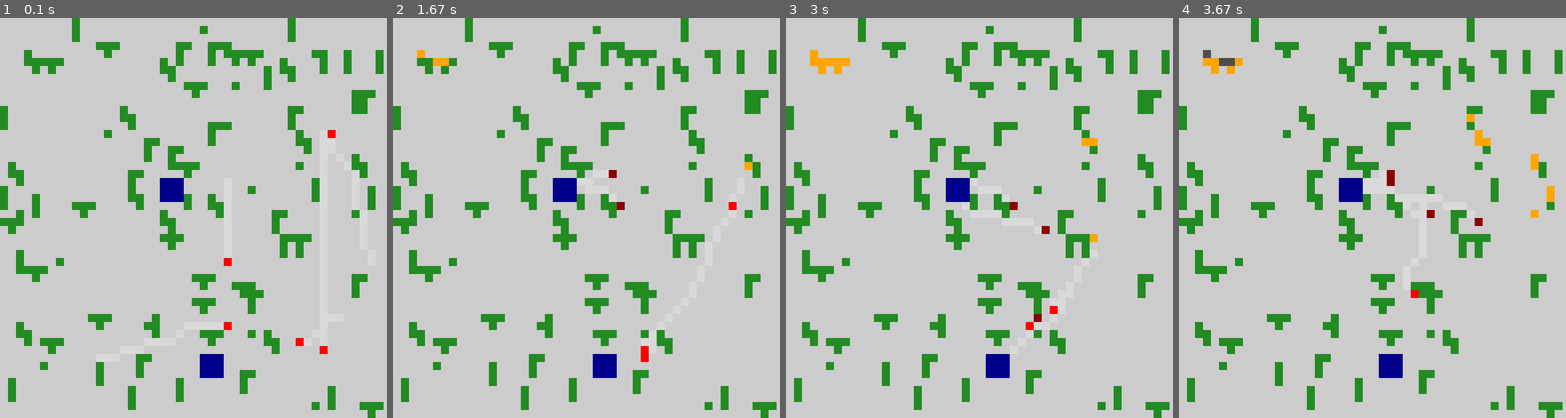
Above: before the commit, frames 1-4 (left to right).
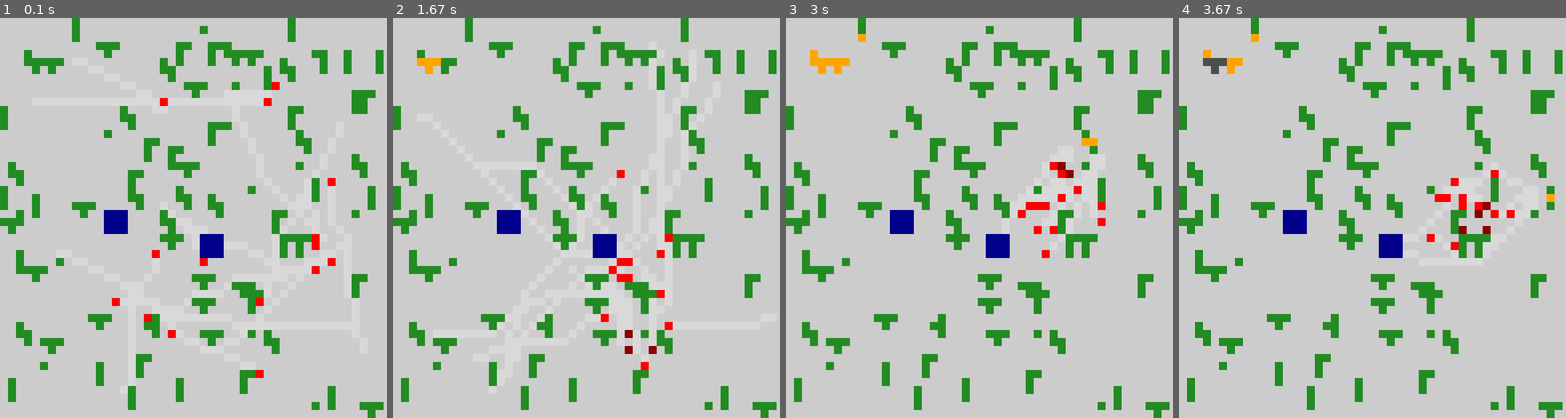
Above: after the commit, the same moments.

Repository: ankx22/Firefighting-using-Robot-Swarms
Game: pygame game, started from simulation.py
Same seed, same stepped clock (60 frames per second), same inputs: the game is played once before the commit and once after it.
Inputs:
- Up to frame 1 (0.1 s): no input
- Up to frame 2 (1.67 s): no input
- Up to frame 3 (3 s): tap Enter every 0.33 s from 1.83 to 2.83 s
- Up to frame 4 (3.67 s): tap Enter at 3.17, 3.5 s

The runs differ from the first frame. In frame 1, 2.3% of the frame differs, in the area x 26-87%, y 16-90%; in frame 2, 2.6%; in frame 3, 2.4%; in frame 4, 2.9%, in the area x 6-98%, y 4-90%.

Commit message:
time step condition

Diff:
--- a/simulation.py
+++ b/simulation.py
@@ -1,75 +1,82 @@
+import fire_swarm
+import a_star
+import sys
+import matplotlib.pyplot as plt
+import numpy as np
+import pygame
 from os import environ
 environ['PYGAME_HIDE_SUPPORT_PROMPT'] = '1'
-import pygame
-import numpy as np
-import matplotlib.pyplot as plt
-import sys
 sys.path.append("utils/")
-import a_star
-import fire_swarm
 
 pygame.init()
 
-def extract_colors(colors = []):
+
+def extract_colors(colors=[]):
     color_vals = []
     for color in colors:
-        [color_val] = [(c,v) for c,v in pygame.color.THECOLORS.items() if color == c]
+        [color_val] = [(c, v)
+                       for c, v in pygame.color.THECOLORS.items() if color == c]
         color_vals.append(color_val[1])
     if len(colors) == 1:
         return color_vals[0]
     else:
         return color_vals
 
+
 # # cell_colors = [v for c,v in pygame.color.THECOLORS.items() if 'light' in c]
 # robot_c = ['blue','orange','yellow','green','red','purple','violet','magenta','blue','orange']
-robot_colors = extract_colors(['blue','orange','yellow','green','red','purple','violet','magenta','blue','orange'])
+robot_colors = extract_colors(
+    ['blue', 'orange', 'yellow', 'green', 'red', 'purple', 'violet', 'magenta', 'blue', 'orange'])
 # cell_colors = extract_colors(['lightblue','lightgoldenrod','lightyellow','lightgreen','lightcoral','lavender','lightsteelblue','lightpink','lightblue','lightgoldenrod'])
 
+
 class Environment:
-    def __init__(self,input_array) -> None:
+    def __init__(self, input_array) -> None:
         self.environment = input_array
-        [self.map_width,self.map_height] = self.environment.shape
+        [self.map_width, self.map_height] = self.environment.shape
         self.scaling_factor = 700//self.map_height
 
-    def draw_env(self,FS):
+    def draw_env(self, FS):
         path_points = []
         for path in FS.paths:
             for point in path[1:]:
-                path_points.append([round(point[0]),round(point[1])])
+                path_points.append([round(point[0]), round(point[1])])
         count = 0
-        self.surface = pygame.display.set_mode((self.map_width*self.scaling_factor,self.map_height*self.scaling_factor))
+        self.surface = pygame.display.set_mode(
+            (self.map_width*self.scaling_factor, self.map_height*self.scaling_factor))
         self.surface.fill(extract_colors(['white']))
         for i in range(self.environment.shape[0]):
             for j in range(self.environment.shape[1]):
-                if self.environment[i,j] == 1:    # Ground
+                if self.environment[i, j] == 1:    # Ground
                     color = extract_colors(['gray80'])
-                if [i,j] in path_points:
+                if [i, j] in path_points:
                     color = extract_colors(['gray85'])
-                if self.environment[i,j] == 0:      # Tree
+                if self.environment[i, j] == 0:      # Tree
                     color = extract_colors(['forestgreen'])
-                elif self.environment[i,j] == 2:    # Reservoir
+                elif self.environment[i, j] == 2:    # Reservoir
                     color = extract_colors(['darkblue'])
-                elif self.environment[i,j] == 3:    # Ash
+                elif self.environment[i, j] == 3:    # Ash
                     color = extract_colors(['gray30'])
-                elif self.environment[i,j] == 10:   # ext
+                elif self.environment[i, j] == 10:   # ext
                     color = extract_colors(['yellow'])
-                elif self.environment[i,j] > 10:   # Fire
+                elif self.environment[i, j] > 10:   # Fire
                     color = extract_colors(['orange'])
-                if [i,j] in FS.robot_positions:
-                    index = FS.robot_positions.index([i,j])
+                if [i, j] in FS.robot_positions:
+                    index = FS.robot_positions.index([i, j])
                     if FS.water[index]:
                         color = extract_colors(['red'])
                     elif not FS.water[index]:
                         color = extract_colors(['darkred'])
-                pygame.draw.rect(self.surface, color, pygame.Rect(j*self.scaling_factor,(i)*self.scaling_factor,self.scaling_factor,self.scaling_factor))
+                pygame.draw.rect(self.surface, color, pygame.Rect(
+                    j*self.scaling_factor, (i)*self.scaling_factor, self.scaling_factor, self.scaling_factor))
         pygame.display.update()
 
 
-FS = fire_swarm.Fire_Swarm(5,[50,50],10)
+FS = fire_swarm.Fire_Swarm(15, [50, 50], 10)
 env = Environment(FS.simulated_space)
 running = True
 
-while running:
+while running and FS.time_steps < 1000:
     for event in pygame.event.get():
         if event.type == pygame.QUIT:
             print(FS.time_steps)
